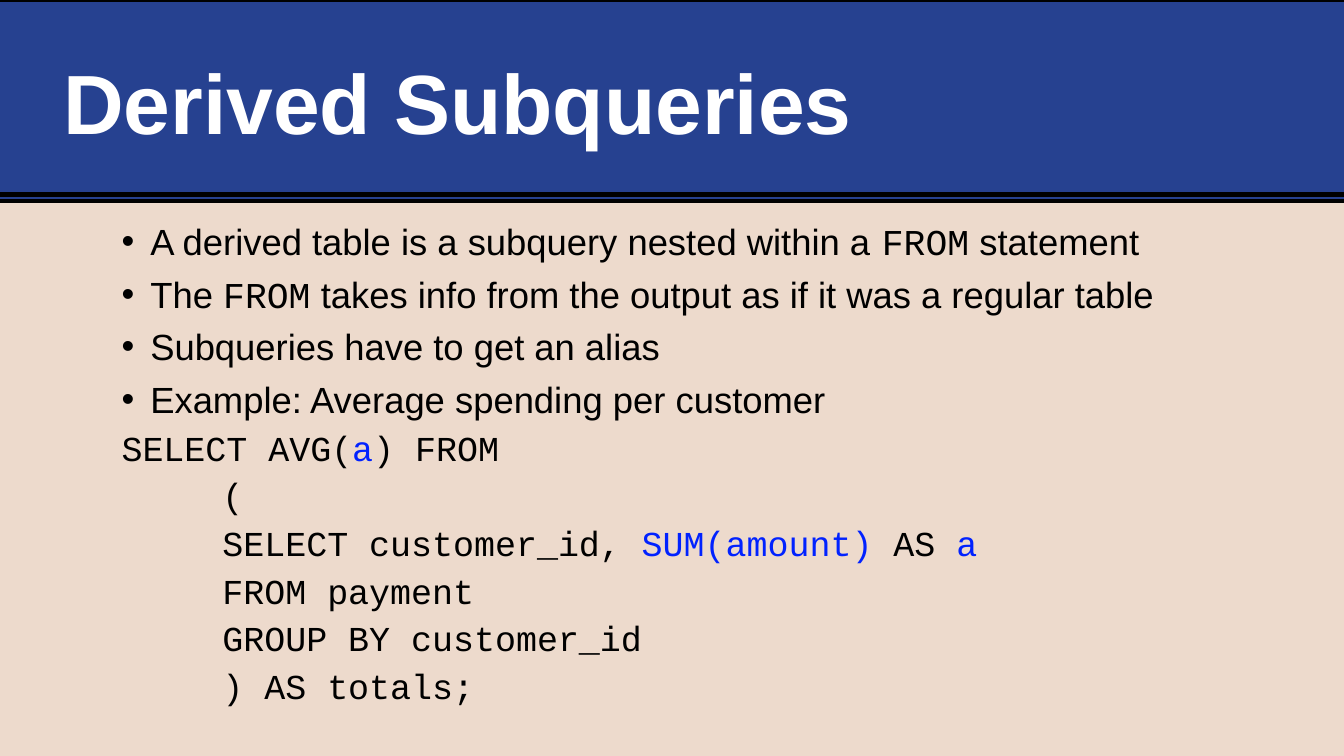
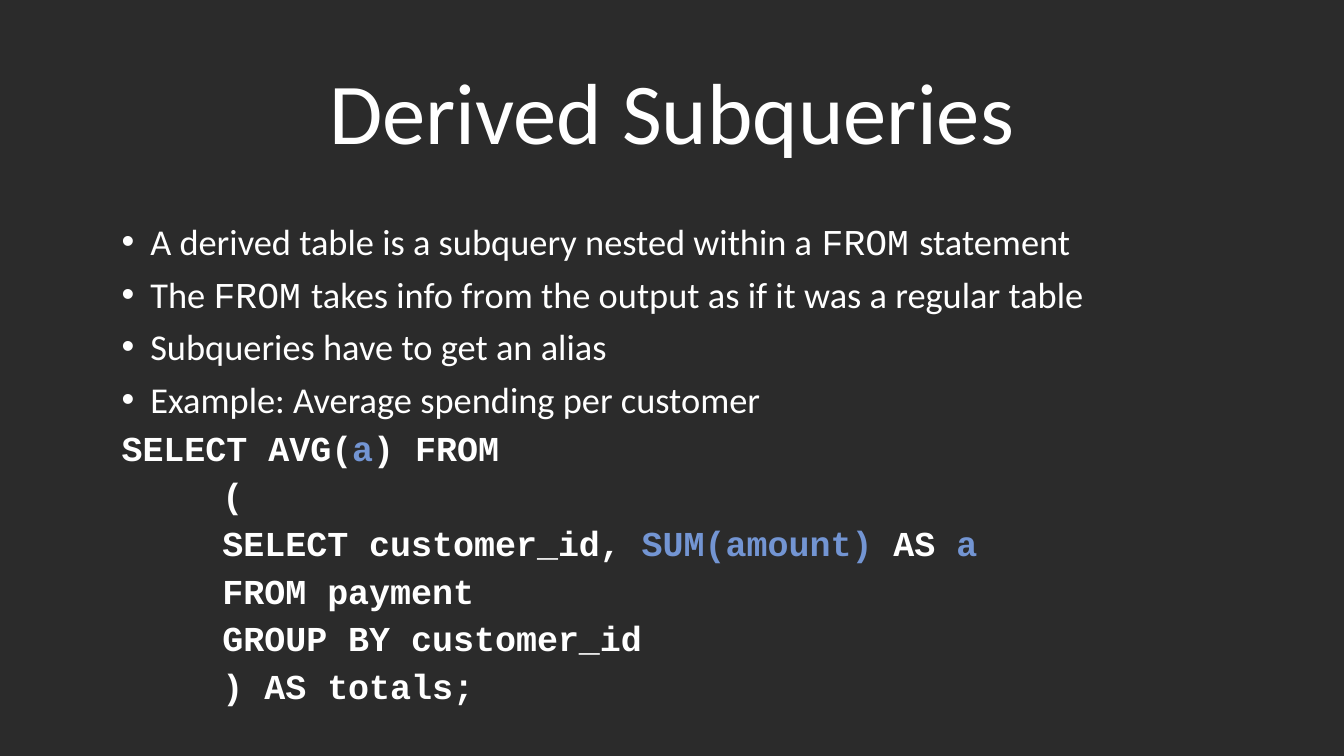
Before and after one commit to life-efficient/Data-Engineering, a slide deck: slide 8 of 2. SQL/5. Subqueries/5. SQL Subqueries.pptx (slide 7 before the commit). Drawn at 1344x756 pixels with LibreOffice and Linux fonts; fonts in the diff are those of the drawing; background and template pictures are left out; a plain dark background stands for a picture behind light text. Boxes give left, top, right and bottom in pixels: in the first picture for what was removed or moved away, otherwise in the second. Text is boxed around its words. In the diff, an @@ line names an element or a change of style, - is before the commit and + after.

```diff
--- a/2. SQL/5. Subqueries/5. SQL Subqueries.pptx
+++ b/2. SQL/5. Subqueries/5. SQL Subqueries.pptx
@@ background #EDDACC to picture (left out) @@
@@ rectangle removed at (0,0,1344,201) @@
@@ title "Derived Subqueries" at (329,84,1014,158): size 60 to 61.9 pt, font Arial to Calibri, bold off; alignment left to centre; vertical alignment middle to bottom @@
@@ line removed from (0, 195) to (1344, 195) @@
@@ text "A derived table is a ..." at (122,229,1084,706): font Arial to Calibri in "A derived table is a subquery nested ...", "The takes info from the output as ...", "Subqueries have to get an alias", "Example: Average spending per customer"; text colour #000000 to #FFFFFF; text colour #0122FF to #7395D3 in "AVG(a)", "SUM(amount) a"; bold on in "SELECT AVG(a) FROM", "(", "SELECT customer_id, SUM(amount) AS a", "FROM payment" and 2 more places @@
```
Also in this commit, not shown: 10 other slides changed, 3 slides added, 2 slides removed, 9 other files.
